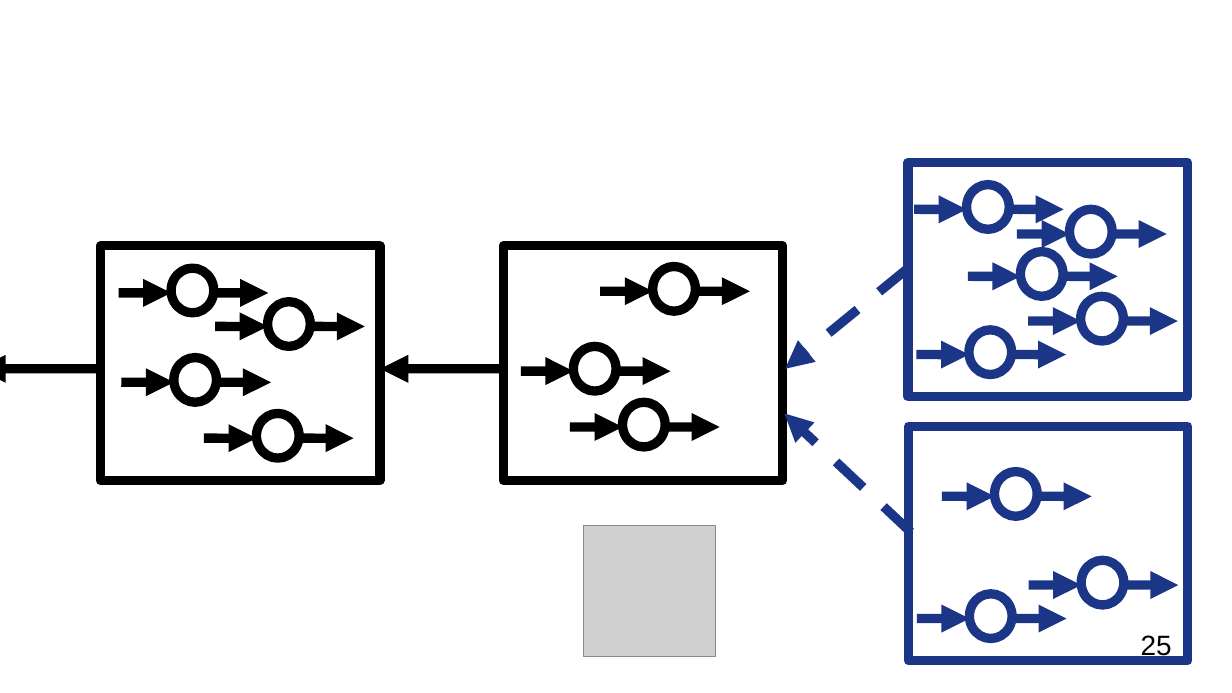
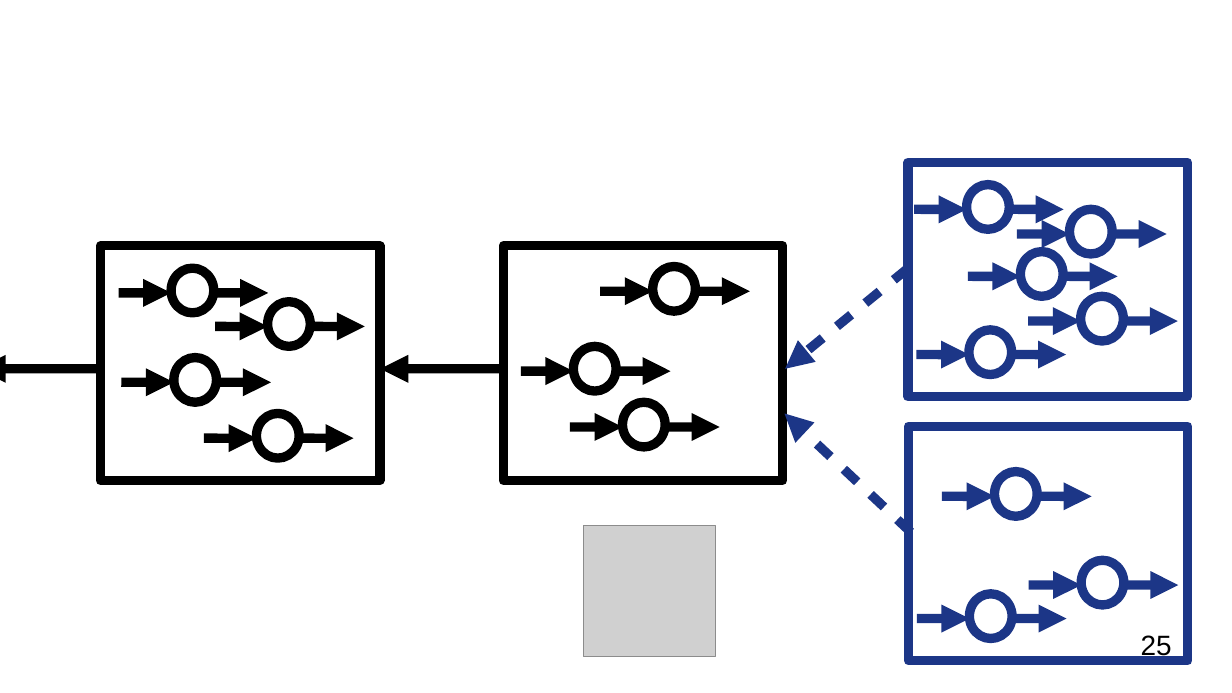
Before and after one commit to OrfeasLitos/blockchain_slides, a slide deck: slide 25 of presentation.pptx. Drawn at 1232x693 pixels with LibreOffice and Linux fonts; fonts in the diff are those of the drawing; grey boxes stand for pictures; background and template pictures are left out. Boxes give left, top, right and bottom in pixels: in the first picture for what was removed or moved away, otherwise in the second. Text is boxed around its words. In the diff, an @@ line names an element or a change of style, - is before the commit and + after.

```diff
--- a/presentation.pptx
+++ b/presentation.pptx
@@ arrow (909, 268) - (786, 369): stroke #1C3687 6.01 pt dashed to #1C3687 6.01 pt @@
@@ arrow (911, 532) - (785, 414): stroke #1C3687 6.01 pt dashed to #1C3687 6.01 pt @@
```
Also in this commit, not shown: 8 other slides changed, 2 other files.
